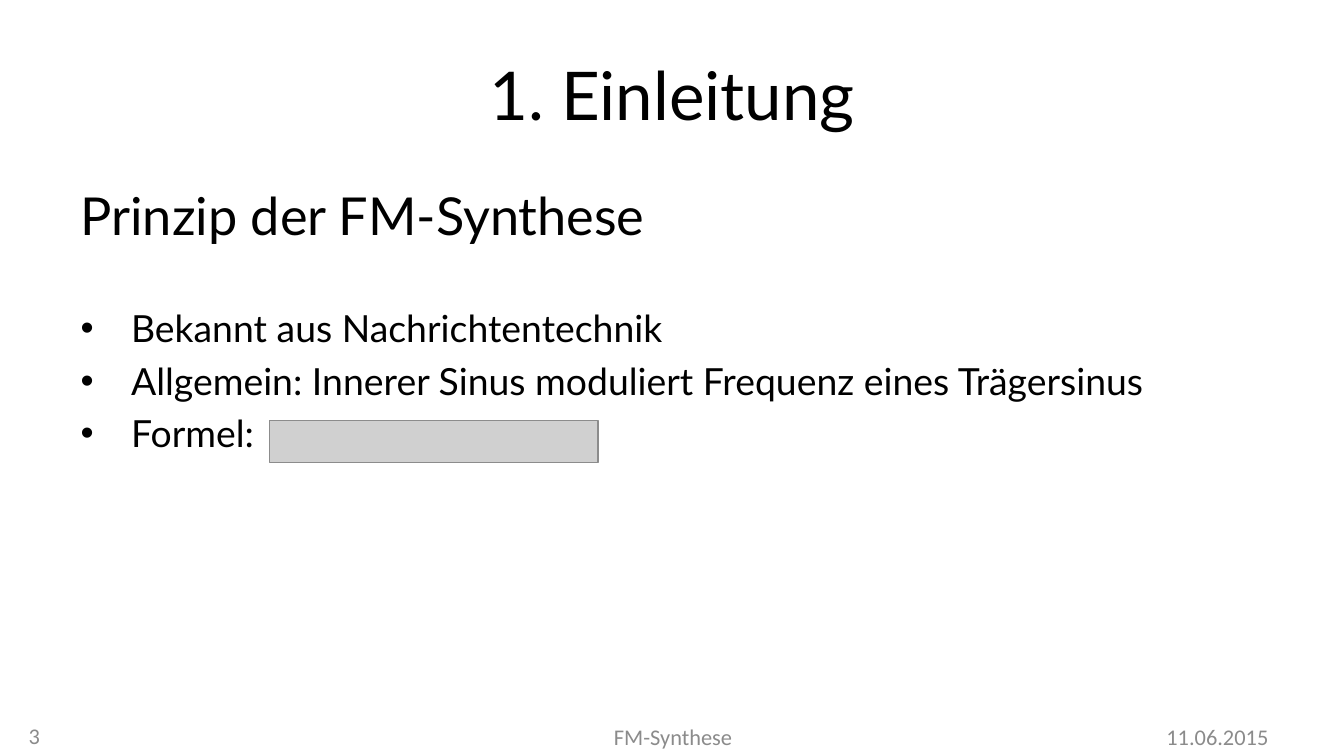
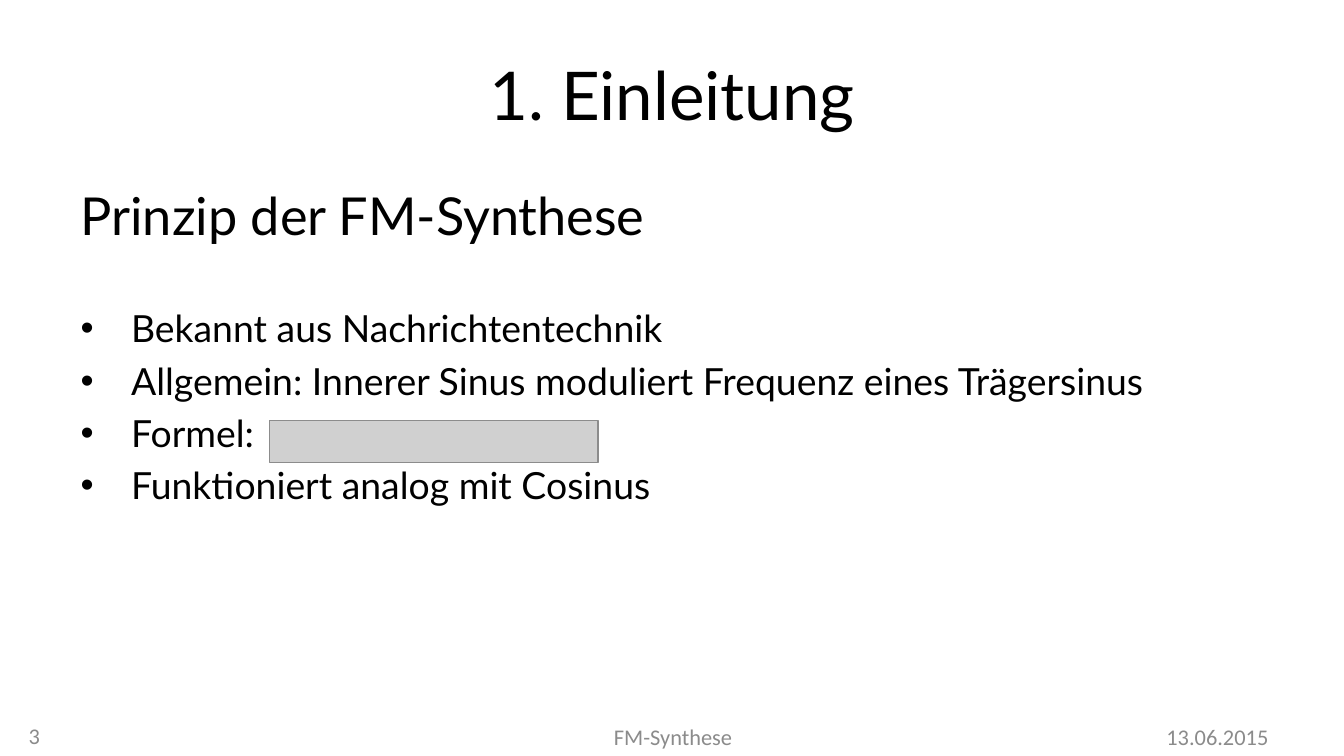
Before and after one commit to MBulli/VSeminar, a slide deck: slide 3 of Praesentation/FMSynthese-Julius.pptx. Drawn at 1344x756 pixels with LibreOffice and Linux fonts; fonts in the diff are those of the drawing; grey boxes stand for pictures; background and template pictures are left out. Boxes give left, top, right and bottom in pixels: in the first picture for what was removed or moved away, otherwise in the second. Text is boxed around its words. In the diff, an @@ line names an element or a change of style, - is before the commit and + after.

```diff
--- a/Praesentation/FMSynthese-Julius.pptx
+++ b/Praesentation/FMSynthese-Julius.pptx
@@ text at box(131, 471, 650, 506): paragraph added @@
+• Funktioniert analog mit Cosinus
@@ text at box(1166, 730, 1268, 745): text changed @@
-11.06.2015
+13.06.2015
```
Also in this commit, not shown: 4 other slides changed, 6 slides added, 10 other files.
